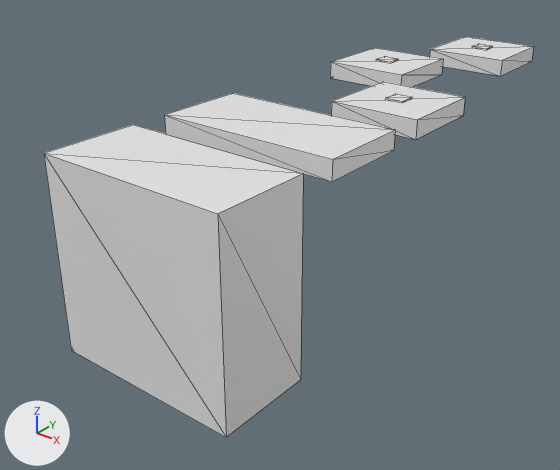
What one commit did to the glTF model public/levels/5.glb.
One viewpoint serves both versions: a camera (50 mm lens) standing at (22.3, -23.1, 11.2) and looking at (-2.0, 7.2, -7.6). Lighting does not change. The marker at lower left points along +X, +Y and +Z. Mesh edges are drawn as thin lines. Where no turn or scale is listed for an object, it has been applied to the vertices. Vertices at the same position are counted once.

The first picture shows 'fixed.004'.
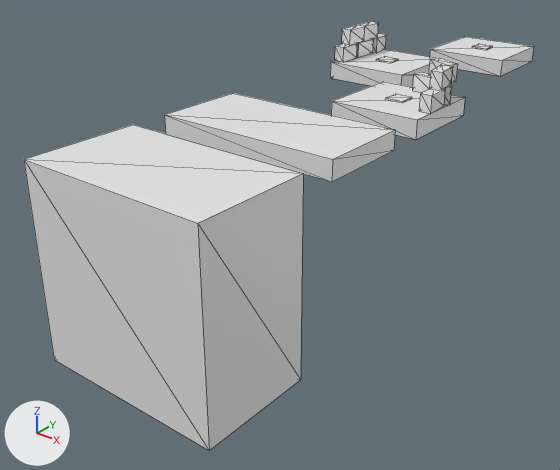
Edits to the bpy script that builds the scene:
```text
Change me_plane_017:
    where me_plane_017.from_pydata(...)  # 40 vertices, 60 faces; spans x -5.0..5.0, y -5.0..28.0, z -10.0..0.0
    me_plane_017 part 1
    add for i in [0, 1, 4, 5]: me_plane_017.vertices[i].co += Vector((0.0, -1.0, 0.0))
Add me_cube_009:
    me_cube_009.from_pydata([(0.29, -0.77, -0.45), (0.29, -0.77, 0.45), (-0.33, -0.75, -0.45), (-0.33, -0.75, 0.45), (0.33, 0.75, -0.45), (0.33, 0.75, 0.45), (-0.29, 0.77, -0.45), (-0.29, 0.77, 0.45)], [], [(0, 1, 3), (0, 3, 2), (2, 3, 7), (2, 7, 6), (6, 7, 5), (6, 5, 4), (4, 5, 1), (4, 1, 0), (2, 6, 4), (2, 4, 0), (7, 3, 1), (7, 1, 5)])
Add me_cube_007:
    me_cube_007.from_pydata([(0.43, -0.69, -0.45), (0.43, -0.69, 0.45), (-0.18, -0.8, -0.45), (-0.18, -0.8, 0.45), (0.18, 0.8, -0.45), (0.18, 0.8, 0.45), (-0.43, 0.69, -0.45), (-0.43, 0.69, 0.45)], [], [(0, 1, 3), (0, 3, 2), (2, 3, 7), (2, 7, 6), (6, 7, 5), (6, 5, 4), (4, 5, 1), (4, 1, 0), (2, 6, 4), (2, 4, 0), (7, 3, 1), (7, 1, 5)])
Add me_cube_006:
    me_cube_006.from_pydata([(0.24, -0.78, -0.45), (0.24, -0.78, 0.45), (-0.38, -0.72, -0.45), (-0.38, -0.72, 0.45), (0.38, 0.72, -0.45), (0.38, 0.72, 0.45), (-0.24, 0.78, -0.45), (-0.24, 0.78, 0.45)], [], [(0, 1, 3), (0, 3, 2), (2, 3, 7), (2, 7, 6), (6, 7, 5), (6, 5, 4), (4, 5, 1), (4, 1, 0), (2, 6, 4), (2, 4, 0), (7, 3, 1), (7, 1, 5)])
Add me_cube_005:
    me_cube_005.from_pydata([(0.32, -0.75, -0.45), (0.32, -0.75, 0.45), (-0.3, -0.76, -0.45), (-0.3, -0.76, 0.45), (0.3, 0.76, -0.45), (0.3, 0.76, 0.45), (-0.32, 0.75, -0.45), (-0.32, 0.75, 0.45)], [], [(0, 1, 3), (0, 3, 2), (2, 3, 7), (2, 7, 6), (6, 7, 5), (6, 5, 4), (4, 5, 1), (4, 1, 0), (2, 6, 4), (2, 4, 0), (7, 3, 1), (7, 1, 5)])
Add me_cube_004:
    me_cube_004.from_pydata([(-0.82, 0.03, -0.45), (-0.82, 0.03, 0.45), (-0.56, 0.6, -0.45), (-0.56, 0.6, 0.45), (0.56, -0.6, -0.45), (0.56, -0.6, 0.45), (0.82, -0.03, -0.45), (0.82, -0.03, 0.45)], [], [(0, 1, 3), (0, 3, 2), (2, 3, 7), (2, 7, 6), (6, 7, 5), (6, 5, 4), (4, 5, 1), (4, 1, 0), (2, 6, 4), (2, 4, 0), (7, 3, 1), (7, 1, 5)])
Add me_cube_003:
    me_cube_003.from_pydata([(-0.43, 0.7, -0.45), (-0.43, 0.7, 0.45), (0.19, 0.8, -0.45), (0.19, 0.8, 0.45), (-0.19, -0.8, -0.45), (-0.19, -0.8, 0.45), (0.43, -0.7, -0.45), (0.43, -0.7, 0.45)], [], [(0, 1, 3), (0, 3, 2), (2, 3, 7), (2, 7, 6), (6, 7, 5), (6, 5, 4), (4, 5, 1), (4, 1, 0), (2, 6, 4), (2, 4, 0), (7, 3, 1), (7, 1, 5)])
Add me_cube_002:
    me_cube_002.from_pydata([(-0.34, 0.74, -0.45), (-0.34, 0.74, 0.45), (0.28, 0.77, -0.45), (0.28, 0.77, 0.45), (-0.28, -0.77, -0.45), (-0.28, -0.77, 0.45), (0.34, -0.74, -0.45), (0.34, -0.74, 0.45)], [], [(0, 1, 3), (0, 3, 2), (2, 3, 7), (2, 7, 6), (6, 7, 5), (6, 5, 4), (4, 5, 1), (4, 1, 0), (2, 6, 4), (2, 4, 0), (7, 3, 1), (7, 1, 5)])
Add me_cube_001:
    me_cube_001.from_pydata([(-0.64, 0.51, -0.45), (-0.64, 0.51, 0.45), (-0.1, 0.81, -0.45), (-0.1, 0.81, 0.45), (0.1, -0.81, -0.45), (0.1, -0.81, 0.45), (0.64, -0.51, -0.45), (0.64, -0.51, 0.45)], [], [(0, 1, 3), (0, 3, 2), (2, 3, 7), (2, 7, 6), (6, 7, 5), (6, 5, 4), (4, 5, 1), (4, 1, 0), (2, 6, 4), (2, 4, 0), (7, 3, 1), (7, 1, 5)])
Add me_cube:
    me_cube.from_pydata([(-0.79, -0.22, -0.45), (-0.79, -0.22, 0.45), (-0.71, 0.4, -0.45), (-0.71, 0.4, 0.45), (0.71, -0.4, -0.45), (0.71, -0.4, 0.45), (0.79, 0.22, -0.45), (0.79, 0.22, 0.45)], [], [(0, 1, 3), (0, 3, 2), (2, 3, 7), (2, 7, 6), (6, 7, 5), (6, 5, 4), (4, 5, 1), (4, 1, 0), (2, 6, 4), (2, 4, 0), (7, 3, 1), (7, 1, 5)])
Add ob_cube_034:
    ob_cube_034 = bpy.data.objects.new('Cube.034', me_cube_009)
    ob_cube_034.location = (-4.65, 17.86, 1.38)
Add ob_cube_033:
    ob_cube_033 = bpy.data.objects.new('Cube.033', me_cube_009.copy())
    ob_cube_033.location = (-4.62, 19.39, 1.38)
Add ob_cube_032:
    ob_cube_032 = bpy.data.objects.new('Cube.032', me_cube_007)
    ob_cube_032.location = (-4.51, 20.46, 0.47)
Add ob_cube_031:
    ob_cube_031 = bpy.data.objects.new('Cube.031', me_cube_006)
    ob_cube_031.location = (-4.58, 18.81, 0.47)
Add ob_cube_030:
    ob_cube_030 = bpy.data.objects.new('Cube.030', me_cube_005)
    ob_cube_030.location = (-4.62, 17.06, 0.47)
Add ob_cube_029:
    ob_cube_029 = bpy.data.objects.new('Cube.029', me_cube_004)
    ob_cube_029.location = (3.9, 13.4, 1.38)
Add ob_cube_028:
    ob_cube_028 = bpy.data.objects.new('Cube.028', me_cube_003)
    ob_cube_028.location = (4.56, 11.97, 1.38)
Add ob_cube_027:
    ob_cube_027 = bpy.data.objects.new('Cube.027', me_cube_002)
    ob_cube_027.location = (4.7, 10.98, 0.46)
Add ob_cube_026:
    ob_cube_026 = bpy.data.objects.new('Cube.026', me_cube_001)
    ob_cube_026.location = (4.44, 12.68, 0.46)
Add ob_cube_025:
    ob_cube_025 = bpy.data.objects.new('Cube.025', me_cube)
    ob_cube_025.location = (3.03, 13.58, 0.46)
```

Boxes (x1, y1, x2, y2) around the edits, measured in the pictures (560 x 470 px; the box of a moved part takes in the faces that stretch with it):
'fixed.004', reshaped: before (44, 37, 534, 437); after (24, 37, 534, 451)
'Cube.027', added: after (419, 89, 446, 113)
'Cube.028', added: after (430, 65, 453, 90)
'Cube.034', added: after (342, 25, 365, 45)
'Cube.030', added: after (335, 43, 357, 62)
'Cube.025', added: after (413, 72, 431, 93)
'Cube.029', added: after (429, 58, 458, 82)
'Cube.033', added: after (359, 22, 379, 41)
'Cube.031', added: after (357, 39, 374, 57)
'Cube.032', added: after (373, 34, 386, 53)
'Cube.026', added: after (444, 84, 452, 105)
part 1 of me_plane_017, moved or reshaped: before (44, 150, 301, 437); after (24, 150, 301, 451)
